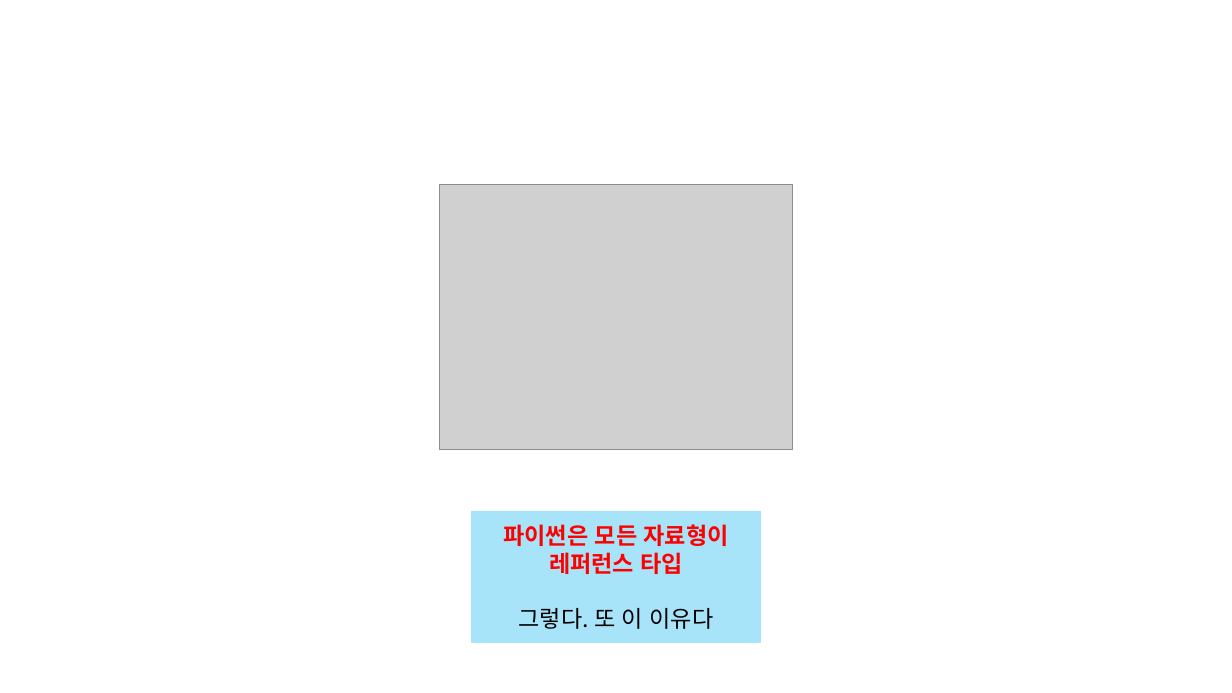
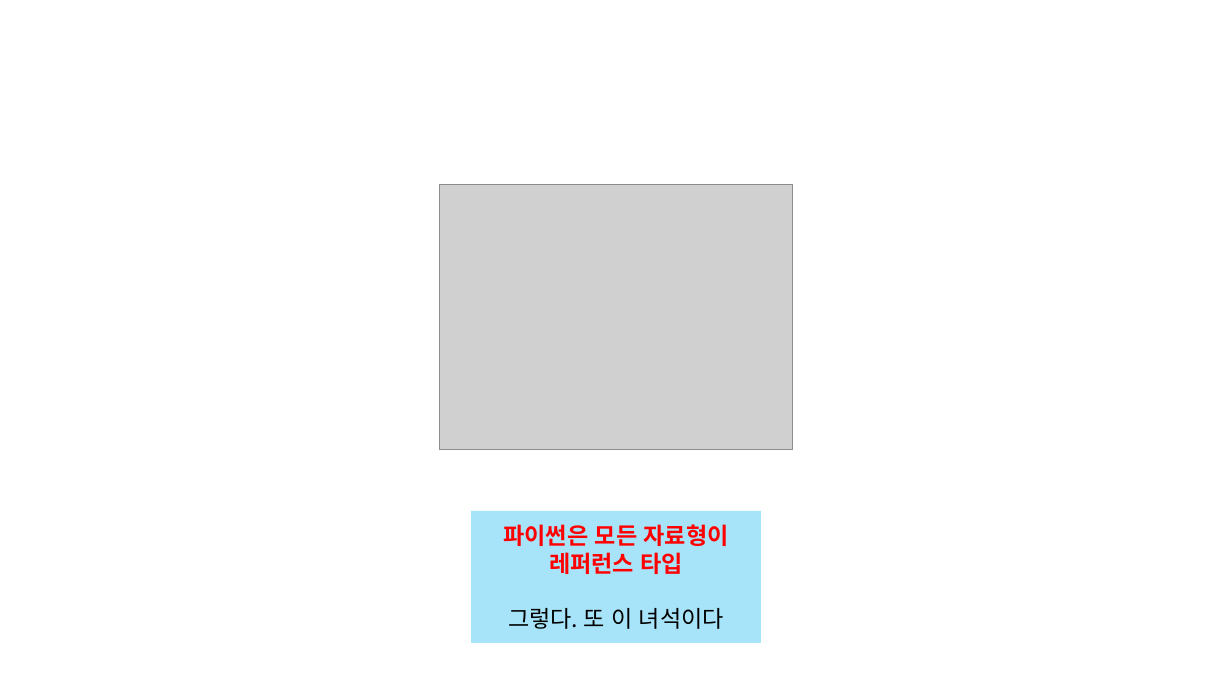
Before and after one commit to Linea89kr/classSIAT, a slide deck: slide 24 of 99. Lecture note in ppt/6. Python2.pptx (slide 23 before the commit). Drawn at 1232x693 pixels with LibreOffice and Linux fonts; fonts in the diff are those of the drawing; grey boxes stand for pictures. Boxes give left, top, right and bottom in pixels: in the first picture for what was removed or moved away, otherwise in the second. Text is boxed around its words. In the diff, an @@ line names an element or a change of style, - is before the commit and + after.

```diff
--- a/99. Lecture note in ppt/6. Python2.pptx
+++ b/99. Lecture note in ppt/6. Python2.pptx
@@ text in rectangle at bbox=[508, 608, 724, 629]: text changed @@
-그렇다. 또 이 이유다
+그렇다. 또 이 녀석이다
```
Also in this commit, not shown: 1 slide added, 4 other files.
